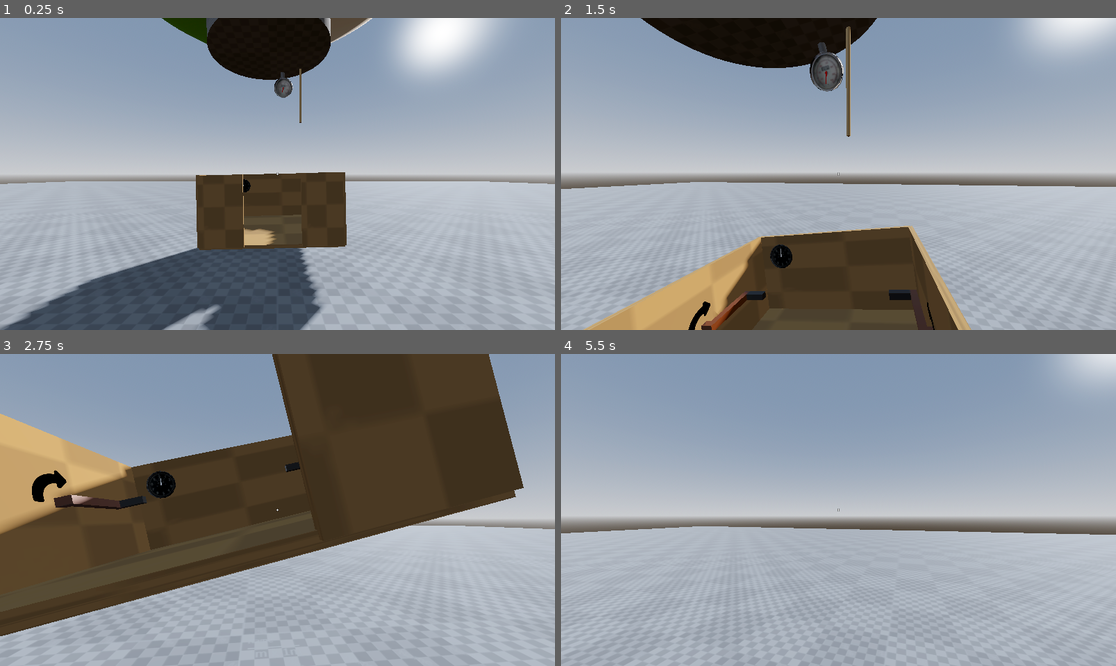
Above: before the commit, frames 1-4 (two rows, left to right).
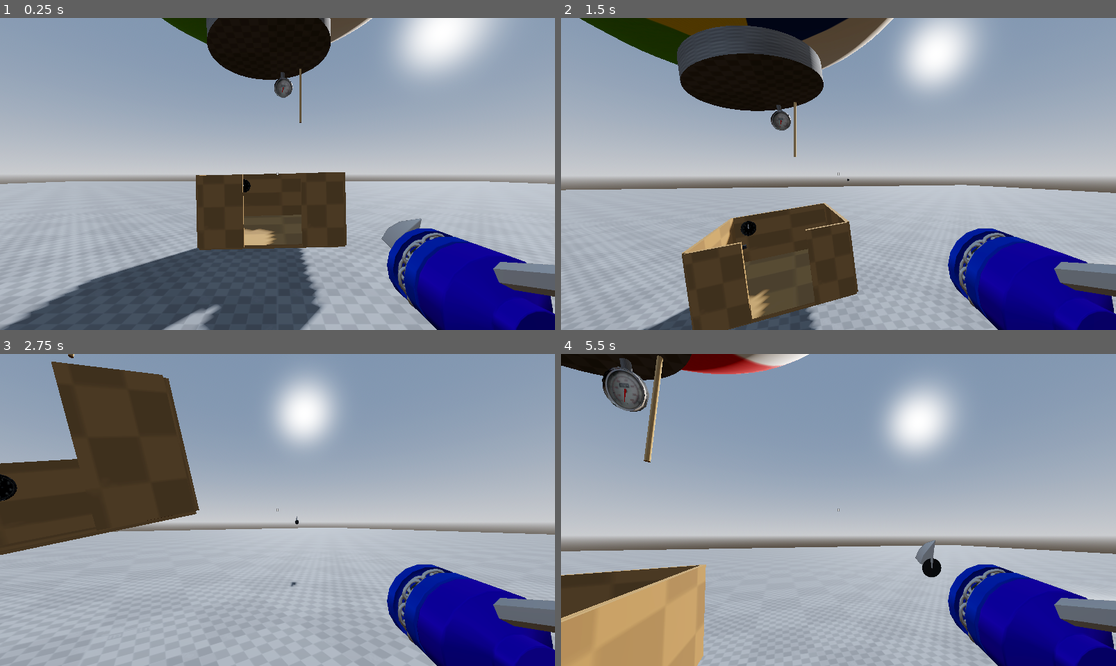
Above: after the commit, the same moments.

Repository: MagmaC4/Envelope
Game: Godot game, scene res://Scenes/master.tscn
The game is run twice, just before and just after one commit, with the same random seed, the same clock (stepped at 60 frames per second) and the same inputs.
Inputs (mouse positions are in pixels of both pictures, inside the frame that each line leads up to):
- Up to frame 1 (0.25 s): no input
- Up to frame 2 (1.5 s): move the mouse to (866, 174) at 0.52 s; press the mouse at (866, 174) at 0.53 s; hold W (move_forward) from 0.53 s (still down); tap Space (move_jump) at 0.77 s; move the mouse to (810, 174) at 1.27 s; release the mouse at (810, 174) at 1.28 s; click (810, 174) at 1.35 s
- Up to frame 3 (2.75 s): keep holding W (move_forward); tap Space (move_jump) at 1.52 s; move the mouse to (288, 503) at 2.02 s; hold Shift (sprint) from 2.03 s (still down); click (288, 503) at 2.3 s
- Up to frame 4 (5.5 s): move the mouse to (832, 516) at 2.77 s; release Shift (sprint) at 2.78 s; click (832, 516) at 2.85 s; tap Space (move_jump) at 3.02, 3.77, 5.27 s; move the mouse to (877, 513) at 3.52 s; press the mouse at (877, 513) at 3.53 s; tap Escape (ui_cancel) at 4.15 s; release W (move_forward) at 4.25 s; release the mouse at (877, 513) at 4.25 s; click "X" at 4.25 s; tap Enter at 5 s; move the mouse to (794, 506) at 5.02 s; hold W (move_forward) from 5.03 s (still down); tap Shift (sprint) at 5.1 s; click (794, 506) at 5.3 s

The runs differ from the first frame. In frame 1, 7.7% of the frame differs, in the area x 68-100%, y 64-100%; in frame 2, 40%; in frame 3, 59%, in the area x 0-100%, y 0-100%; in frame 4, 31%.

Commit message:
Hookshot

Diff:
--- /dev/null
+++ b/Scenes/Hookshot.tscn
@@ -0,0 +1,164 @@
+[gd_scene format=3 uid="uid://b84k3a30m8dio"]
+
+[ext_resource type="Script" uid="uid://ckiv28yu1a7e2" path="res://Scripts/hookshot.gd" id="1_4d14g"]
+[ext_resource type="PackedScene" uid="uid://bcexxyy5j6wei" path="res://Assets/Models/HookshotHandleB.glb" id="1_obgo7"]
+[ext_resource type="PackedScene" uid="uid://dmbcwb2x6v6rh" path="res://Assets/Models/HookshotHook.glb" id="2_ifrka"]
+
+[sub_resource type="Animation" id="Animation_4d14g"]
+resource_name = "Down"
+tracks/0/type = "value"
+tracks/0/imported = false
+tracks/0/enabled = true
+tracks/0/path = NodePath("Handle:rotation")
+tracks/0/interp = 1
+tracks/0/loop_wrap = true
+tracks/0/keys = {
+"times": PackedFloat32Array(0, 0.68),
+"transitions": PackedFloat32Array(1, 1),
+"update": 0,
+"values": [Vector3(0, 0, 0), Vector3(0, 0, 1.5707964)]
+}
+tracks/1/type = "value"
+tracks/1/imported = false
+tracks/1/enabled = true
+tracks/1/path = NodePath("Hook:rotation")
+tracks/1/interp = 1
+tracks/1/loop_wrap = true
+tracks/1/keys = {
+"times": PackedFloat32Array(0, 0.68),
+"transitions": PackedFloat32Array(1, 1),
+"update": 0,
+"values": [Vector3(0, 0, 0), Vector3(0, 0, 1.5707964)]
+}
+
+[sub_resource type="Animation" id="Animation_rm6nv"]
+length = 0.001
+tracks/0/type = "value"
+tracks/0/imported = false
+tracks/0/enabled = true
+tracks/0/path = NodePath("Handle:rotation")
+tracks/0/interp = 1
+tracks/0/loop_wrap = true
+tracks/0/keys = {
+"times": PackedFloat32Array(0),
+"transitions": PackedFloat32Array(1),
+"update": 0,
+"values": [Vector3(0, 0, 0)]
+}
+tracks/1/type = "value"
+tracks/1/imported = false
+tracks/1/enabled = true
+tracks/1/path = NodePath("Hook:rotation")
+tracks/1/interp = 1
+tracks/1/loop_wrap = true
+tracks/1/keys = {
+"times": PackedFloat32Array(0),
+"transitions": PackedFloat32Array(1),
+"update": 0,
+"values": [Vector3(0, 0, 0)]
+}
+
+[sub_resource type="Animation" id="Animation_rj6er"]
+resource_name = "Up"
+length = 0.7
+tracks/0/type = "value"
+tracks/0/imported = false
+tracks/0/enabled = true
+tracks/0/path = NodePath("Handle:rotation")
+tracks/0/interp = 1
+tracks/0/loop_wrap = true
+tracks/0/keys = {
+"times": PackedFloat32Array(0, 0.6666667),
+"transitions": PackedFloat32Array(1, 1),
+"update": 0,
+"values": [Vector3(0, 0, 1.5707964), Vector3(0, 0, 0)]
+}
+tracks/1/type = "value"
+tracks/1/imported = false
+tracks/1/enabled = true
+tracks/1/path = NodePath("Hook:rotation")
+tracks/1/interp = 1
+tracks/1/loop_wrap = true
+tracks/1/keys = {
+"times": PackedFloat32Array(0, 0.6666667),
+"transitions": PackedFloat32Array(1, 1),
+"update": 0,
+"values": [Vector3(0, 0, 1.5707964), Vector3(0, 0, 0)]
+}
+
+[sub_resource type="AnimationLibrary" id="AnimationLibrary_rj6er"]
+_data = {
+&"Down": SubResource("Animation_4d14g"),
+&"RESET": SubResource("Animation_rm6nv"),
+&"Up": SubResource("Animation_rj6er")
+}
+
+[node name="Hookshot" type="Node3D" unique_id=933987336]
+transform = Transform3D(-4.371139e-08, 0, -1, 0, 1, 0, 1, 0, -4.371139e-08, 0, 0, 0)
+script = ExtResource("1_4d14g")
+
+[node name="Handle" parent="." unique_id=2008677186 instance=ExtResource("1_obgo7")]
+transform = Transform3D(0.2, 0, 0, 0, 0.2, 0, 0, 0, 0.2, 0.866, 0, 0)
+
+[node name="Hookshot BOX" parent="Handle" index="2" unique_id=503294779]
+transform = Transform3D(-2.1907165e-07, -2.8779864, 0, 1.3446522, -4.688835e-07, 0, 0, 0, 1.3446522, -4.9538093, 0, 0)
+
+[node name="Body Lower" parent="Handle/Hookshot BOX" index="0" unique_id=1970851000]
+layers = 2
+
+[node name="Body Upper" parent="Handle/Hookshot BOX" index="1" unique_id=610222964]
+layers = 2
+
+[node name="Body Void" parent="Handle/Hookshot BOX" index="2" unique_id=1743181586]
+layers = 2
+
+[node name="Chain 1" parent="Handle/Hookshot BOX" index="3" unique_id=350963221]
+layers = 2
+
+[node name="Chain 2" parent="Handle/Hookshot BOX" index="4" unique_id=1654625783]
+layers = 2
+
+[node name="Grip Outer" parent="Handle/Hookshot BOX" index="6" unique_id=655237821]
+layers = 2
+
+[node name="Grip Void" parent="Handle/Hookshot BOX" index="7" unique_id=196400083]
+layers = 2
+
+[node name="Grips Inner" parent="Handle/Hookshot BOX" index="8" unique_id=1490533141]
+layers = 2
+
+[node name="Handle Bar" parent="Handle/Hookshot BOX" index="9" unique_id=406797322]
+layers = 2
+
+[node name="Upper Void" parent="Handle/Hookshot BOX" index="11" unique_id=238340746]
+layers = 2
+
+[node name="Hook" parent="." unique_id=1349535131 instance=ExtResource("2_ifrka")]
+transform = Transform3D(0.2, 0, 0, 0, 0.2, 0, 0, 0, 0.2, 0.863, 0, 0)
+
+[node name="Hookshot BOX" parent="Hook" index="4" unique_id=1938285739]
+transform = Transform3D(-2.1907165e-07, -2.8779864, 0, 1.3446522, -4.688835e-07, 0, 0, 0, 1.3446522, -4.9538093, 0, 0)
+
+[node name="Hook" parent="Hook/Hookshot BOX" index="0" unique_id=54326008]
+layers = 2
+
+[node name="Upper Void" parent="Hook/Hookshot BOX" index="2" unique_id=1094464647]
+layers = 2
+
+[node name="RayCast3D" type="RayCast3D" parent="Hook" unique_id=1469341342]
+transform = Transform3D(1, 0, 0, 0, 1, 0, 0, 0, 1, -7.1997113, 0, 0)
+target_position = Vector3(-6, 0, 0)
+hit_from_inside = true
+
+[node name="Item_Holder" type="Node3D" parent="Hook" unique_id=2073049825]
+
+[node name="Length" type="Timer" parent="." unique_id=1515150516]
+one_shot = true
+
+[node name="AnimationPlayer" type="AnimationPlayer" parent="." unique_id=1023469818]
+libraries/ = SubResource("AnimationLibrary_rj6er")
+
+[connection signal="timeout" from="Length" to="." method="_on_length_timeout"]
+
+[editable path="Handle"]
+[editable path="Hook"]
--- a/Scenes/master.tscn
+++ b/Scenes/master.tscn
@@ -28,6 +28,12 @@
 
 [sub_resource type="BoxMesh" id="BoxMesh_et0fo"]
 material = ExtResource("1_dla66")
+
+[sub_resource type="BoxShape3D" id="BoxShape3D_selfg"]
+
+[sub_resource type="BoxMesh" id="BoxMesh_selfg"]
+
+[sub_resource type="BoxShape3D" id="BoxShape3D_tdhcf"]
 
 [node name="Master" type="Node3D" unique_id=925668592]
 
@@ -63,8 +69,22 @@
 transform = Transform3D(3.6584747, 0, 0, 0, 3.6584747, 0, 0, 0, 3.6584747, -14.277925, 1.8381014, -5.363006)
 mesh = SubResource("BoxMesh_et0fo")
 
+[node name="StaticBody3D" type="StaticBody3D" parent="Environment/Box" unique_id=243084484]
+
+[node name="CollisionShape3D" type="CollisionShape3D" parent="Environment/Box/StaticBody3D" unique_id=2016243467]
+shape = SubResource("BoxShape3D_selfg")
+
 [node name="Crank" parent="Environment" unique_id=1887970496 instance=ExtResource("5_et0fo")]
 transform = Transform3D(0.31617248, 0, 0, 0, 0.31617248, 0, 0, 0, 0.31617248, -12.229397, 1.9744546, -5.3874636)
 on_left = true
 
 [node name="UI" parent="." unique_id=749720162 instance=ExtResource("6_selfg")]
+
+[node name="PlaceholderItem" type="MeshInstance3D" parent="." unique_id=1505450807]
+transform = Transform3D(1, 0, 0, 0, 1, 0, 0, 0, 1, 0, 0.55432427, 3.960947)
+mesh = SubResource("BoxMesh_selfg")
+
+[node name="StaticBody3D" type="StaticBody3D" parent="PlaceholderItem" unique_id=1729837622 groups=["Item"]]
+
+[node name="CollisionShape3D" type="CollisionShape3D" parent="PlaceholderItem/StaticBody3D" unique_id=813973076]
+shape = SubResource("BoxShape3D_tdhcf")
--- a/Scenes/player.tscn
+++ b/Scenes/player.tscn
@@ -2,6 +2,7 @@
 
 [ext_resource type="Script" uid="uid://b17vxcw4ug5jq" path="res://Scripts/player.gd" id="1_v0iea"]
 [ext_resource type="Script" uid="uid://4w1m8h5kodfe" path="res://Scripts/camera_control.gd" id="2_cvnsp"]
+[ext_resource type="PackedScene" uid="uid://b84k3a30m8dio" path="res://Scenes/Hookshot.tscn" id="3_6t5aa"]
 
 [sub_resource type="CapsuleMesh" id="CapsuleMesh_f60y1"]
 
@@ -25,6 +26,26 @@
 collide_with_areas = true
 collide_with_bodies = false
 
+[node name="Target" type="RayCast3D" parent="Camera3D" unique_id=664159698]
+transform = Transform3D(-4.371139e-08, 0, -1, 0, 1, 0, 1, 0, -4.371139e-08, 0, 0.24168336, -0.8343602)
+target_position = Vector3(-50, 0, 0)
+
+[node name="SubViewportContainer" type="SubViewportContainer" parent="Camera3D" unique_id=422240099]
+offset_right = 1920.0
+offset_bottom = 1079.0
+
+[node name="SubViewport" type="SubViewport" parent="Camera3D/SubViewportContainer" unique_id=1463699539]
+transparent_bg = true
+handle_input_locally = false
+size = Vector2i(1920, 1080)
+render_target_update_mode = 4
+
+[node name="HookCam" type="Camera3D" parent="Camera3D/SubViewportContainer/SubViewport" unique_id=1988969284]
+cull_mask = 1047554
+
+[node name="Hookshot" parent="Camera3D" unique_id=933987336 instance=ExtResource("3_6t5aa")]
+transform = Transform3D(-4.371139e-08, 0, -1, 0, 1, 0, 1, 0, -4.371139e-08, 0.725, -0.45, -0.74)
+
 [node name="MeshInstance3D" type="MeshInstance3D" parent="." unique_id=1771865676]
 mesh = SubResource("CapsuleMesh_f60y1")
 
--- a/Scripts/camera_control.gd
+++ b/Scripts/camera_control.gd
@@ -2,6 +2,7 @@
 
 @export var camera_sensitivity_controller := 100
 @export var camera_sensitivity_mouse := 7.5 # 0 - 10
+@onready var hookcam = $SubViewportContainer/SubViewport/HookCam
 var mouse_input : Vector2 = Vector2.ZERO
 
 # Called when the node enters the scene tree for the first time.
@@ -13,6 +14,7 @@
 	# Camera rotates only when mouse is focused
 	if (Input.mouse_mode == Input.MOUSE_MODE_CAPTURED):
 		handle_camera(delta)
+	hookcam.global_transform = global_transform
 
 # Override _input function to keep track of MouseMotion
 # event is a variable that records all InputEvents
--- a/Scripts/crosshair.gd
+++ b/Scripts/crosshair.gd
@@ -2,14 +2,20 @@
 
 @onready var crosshair_main : TextureRect = $CrosshairMain
 @onready var crosshair_grab : TextureRect = $CrosshairGrab
+var player
+func _ready() -> void:
+	player = get_tree().get_first_node_in_group("Player")
+	if player:
 
-func _ready() -> void:
-	var player = get_tree().get_first_node_in_group("Player")
-	if player:
-		player.hovering_grabbable.connect(_on_player_hovering_grabbable)
+			player.hovering_grabbable.connect(_on_player_hovering_grabbable)
 
 # Swap crosshair
 func _on_player_hovering_grabbable(is_hovering: bool) -> void:
+
 	print("is hovering")
-	crosshair_main.visible = !is_hovering
-	crosshair_grab.visible = is_hovering
+	if player.get_node('Camera3D/Hookshot').state == -1:
+		crosshair_main.visible = !is_hovering
+		crosshair_grab.visible = is_hovering
+	else:
+		crosshair_main.visible = true
+		crosshair_grab.visible = false
--- /dev/null
+++ b/Scripts/hookshot.gd
@@ -0,0 +1,70 @@
+extends Node3D
+var state := 0
+#-1 = down
+#0 = retracted
+#1 = flying
+#2 = Coming back
+@onready var player = $"../.."
+@onready var targettingray = $"../Target"
+var target
+var hooked : Node
+
+# Called when the node enters the scene tree for the first time.
+func _ready() -> void:
+	$Hook.position = Vector3(0.863, 0, 0)
+
+
+# Called every frame. 'delta' is the elapsed time since the previous frame.
+func _process(delta: float) -> void:
+	if state == -1:
+		if Input.is_action_just_pressed("Down"):
+			$AnimationPlayer.play("Up")
+			show()
+			await $AnimationPlayer.animation_finished
+			state = 0
+	elif state == 0:
+		if Input.is_action_just_pressed("grab"):
+			state = 1
+			Input.mouse_mode = Input.MOUSE_MODE_HIDDEN
+			player.stuck = true
+			$Length.start()
+			if targettingray.is_colliding():
+				target = targettingray.get_collision_point()
+
+			else:
+				target = to_global(targettingray.target_position)
+			look_at(target)
+			rotate_y(deg_to_rad(-90))
+			#shoots the hook out
+		elif Input.is_action_just_pressed("Down"):
+			state = -1
+			$AnimationPlayer.play("Down")
+			await $AnimationPlayer.animation_finished
+			hide()
+
+
+	if (Input.mouse_mode == Input.MOUSE_MODE_HIDDEN):
+		if state == 1:
+			var col = $Hook/RayCast3D.get_collider()
+			if not col:
+				$Hook.position.x -= 15 * delta
+			else:
+
+				if $Hook/RayCast3D.get_collider().is_in_group("Item"):
+					hooked = $Hook/RayCast3D.get_collider().get_parent()
+					hooked.reparent($Hook/Item_Holder)
+
+				state = 2
+		elif state == 2:
+			if $Hook.position.x < 0.863:
+				$Hook.position.x += 30 * delta
+			else:
+				$Hook.position.x = 0.863
+				state = 0
+				Input.mouse_mode = Input.MOUSE_MODE_CAPTURED
+				player.stuck = false
+
+
+func _on_length_timeout() -> void:
+	if state == 1:
+		state = 2
--- a/Scripts/pause_menu.gd
+++ b/Scripts/pause_menu.gd
@@ -1,6 +1,7 @@
 extends Control
 
 @onready var player = get_tree().get_first_node_in_group("Player")
+var previous_mouse_mode = Input.MOUSE_MODE_CAPTURED
 
 func _process(delta):
 	# Turn on settings menu when player presses ESC
@@ -12,11 +13,12 @@
 
 func settings_on():
 	visible = true
+	previous_mouse_mode = Input.mouse_mode
 	Input.mouse_mode = Input.MOUSE_MODE_VISIBLE
 
 func settings_off():
 	visible = false
-	Input.mouse_mode = Input.MOUSE_MODE_CAPTURED
+	Input.mouse_mode = previous_mouse_mode
 
 func _on_exit_pressed() -> void:
 	settings_off()
--- a/Scripts/player.gd
+++ b/Scripts/player.gd
@@ -7,6 +7,7 @@
 signal hovering_grabbable(is_hovering: bool)
 var was_hovering := false
 var is_cranking := false
+var stuck := false
 var crank : Node3D
 
 
@@ -41,7 +42,7 @@
 	# Check if player is looking at crank
 	if col and col.is_in_group("Crank"):
 		# Enable player's cranking state
-		if Input.is_action_pressed("grab"):
+		if Input.is_action_pressed("grab") and $Camera3D/Hookshot.state == -1:
 			crank = col.get_parent()
 			is_cranking = true
 
@@ -77,7 +78,7 @@
 	if (Input.is_action_pressed("sprint")):
 		sprint_speed = 1.5
 
-	if direction:
+	if direction and stuck == false:
 		velocity.x = direction.x * SPEED * sprint_speed
 		velocity.z = direction.z * SPEED * sprint_speed
 	else:
--- a/project.godot
+++ b/project.godot
@@ -29,6 +29,7 @@
 Vehicle=""
 Rope=""
 UI=""
+Item=""
 
 [input]
 
@@ -71,6 +72,11 @@
 "events": [Object(InputEventMouseButton,"resource_local_to_scene":false,"resource_name":"","device":-1,"window_id":0,"a …(253 unchanged characters)…
 ]
 }
+Down={
+"deadzone": 0.2,
+"events": [Object(InputEventKey,"resource_local_to_scene":false,"resource_name":"","device":-1,"window_id":0,"alt_pressed":false,"shift_pressed":false,"ctrl_pressed":false,"meta_pressed":false,"pressed":false,"keycode":0,"physical_keycode":71,"key_label":0,"unicode":103,"location":0,"echo":false,"script":null)
+]
+}
 
 [layer_names]
 
Binary file added: Assets/Models/HookshotHandleB.glb
Not shown, added: Assets/Models/HookshotHandleB.glb.import
Binary file added: Assets/Models/HookshotHook.glb
Not shown, added: Assets/Models/HookshotHook.glb.import
Not shown, added: Assets/Models/Hookshot_DTStheTDS.blend.import
Not shown, added: Scripts/hookshot.gd.uid
Not shown, added: Assets/Models/Hookshot_DTStheTDS.blend
